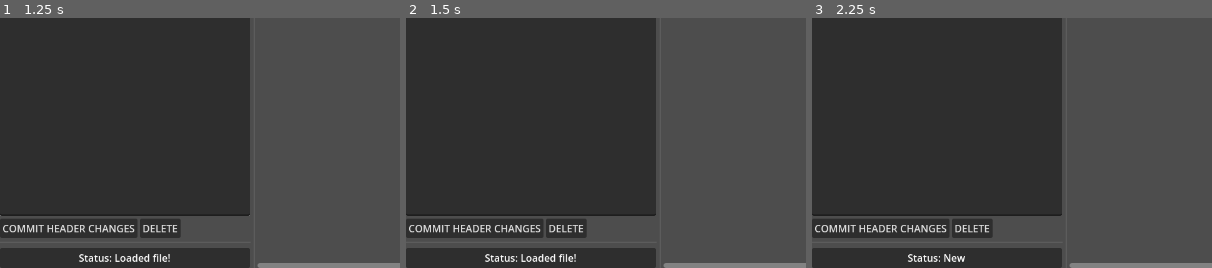
Above: before the commit, frames 1-3 (left to right).
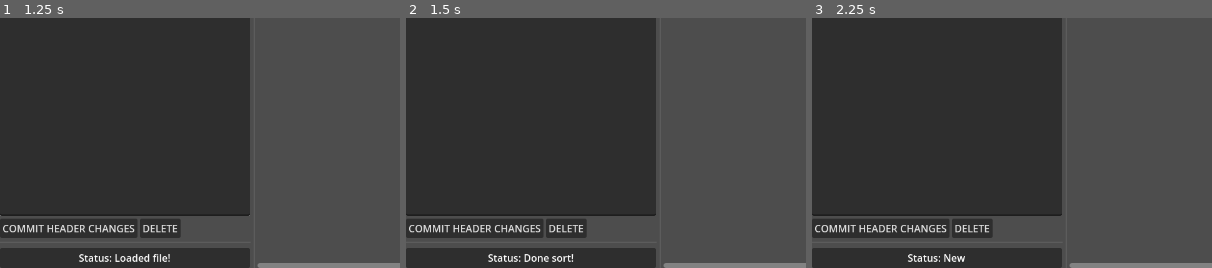
Above: after the commit, the same moments.

Repository: naturally-intelligent/godot-yarn-editor
Game: Godot game, scene res://scenes/yarn.tscn
Same seed, same stepped clock (60 frames per second), same inputs: the game is played once before the commit and once after it.
Inputs (mouse positions are % of the whole screen's width and height, from its top left):
- Up to frame 1 (1.25 s): click (16, 18) at 0.52 s; type "12" at 0.6 s; click (16, 57) at 0.75 s; type "Alex" at 0.83 s
- Up to frame 2 (1.5 s): click "V|Sort" at 1.25 s
- Up to frame 3 (2.25 s): click "NEW" at 2 s
The pictures show only the part of the screen within x 0-50%, y 50-100%; the shares and areas given below are measured in that part.

Frame 1 is identical in both runs. In frame 2, 0.5% of the frame differs, in the area x 19-43%, y 94-98%; in frame 3, nothing differs.

Commit message:
Presort algorithm

Diff:
--- a/scenes/yarn-box.gd
+++ b/scenes/yarn-box.gd
@@ -12,6 +12,17 @@
 var _last_position := Vector2.ZERO
 
 var custom_position := false
+var locked := false
+
+# sort-related
+var threads_pointing_in := []
+var threads_pointing_out := []
+var is_top_level := false
+var is_bottom_level := false
+var section := 0 # grouping
+var level := 0 # vertical level
+var order := 0 # horizontal order in the level
+var section_kind := 'tree' # tree / loop
 
 var yarn_editor: YarnEditor
 
@@ -144,3 +155,12 @@
 func _on_resized():
 	yarn_editor.update_thread(title, "header", "size", str(size.x) + ',' + str(size.y))
 	yarn_editor.reconnect_box_strings(title)
+
+func reset_sort_data():
+	threads_pointing_in = []
+	threads_pointing_out = []
+	is_top_level = false
+	is_bottom_level = false
+	section = 0
+	level = 0
+	order = 0
--- a/scenes/yarn-editor.gd
+++ b/scenes/yarn-editor.gd
@@ -20,6 +20,9 @@
 @export var default_spacing_y := 80
 @export var default_margin_x := 20
 @export var default_margin_y := 20
+
+# sorted
+var section_owners := {}
 
 func _ready() -> void:
 	yarn_importer = YarnImporter.new()
@@ -132,6 +135,7 @@
 func connect_box_strings(thread_title: String, first_build := false):
 	var yarn_box = yarn_boxes[thread_title]
 	var yarn_thread = yarn['threads'][thread_title]
+	yarn_box.reset_sort_data()
 	for fibre: Dictionary in yarn_thread['fibres']:
 		if fibre['kind'] == 'choice':
 			var text: String = fibre['text']
@@ -256,11 +260,92 @@
 # DELETE
 
 func delete_thread(thread_name: String):
+	clear_editor()
+	yarn.erase(thread_name)
 	delete_box_strings(thread_name)
 	yarn_boxes[thread_name].queue_free()
 	yarn_boxes.erase(thread_name)
+	#clear_canvas()
+	#build_canvas()
 	set_status("Deleted " + thread_name)
 
 func _on_delete_pressed() -> void:
 	if current_thread:
 		delete_thread(current_thread)
+
+# AUTOSORT
+
+func _on_vertical_sort_pressed() -> void:
+	if not yarn:
+		return
+	set_status("Starting data sort...")
+	await get_tree().process_frame
+	collect_thread_sort_data()
+	set_status("Starting visual sort...")
+	await get_tree().process_frame
+	# TODO
+	#var section_position := Vector2.ZERO
+	#for section: int in section_owners:
+		#var level_size
+		#for thread_title in yarn_boxes:
+			#var yarn_box: YarnBox = yarn_boxes[thread_title]
+			#if yarn_box.section == section:
+				#var calc_pos := Vector2.ZERO
+				#calc_pos = section_position + yarn_box.level *
+				#section_position +=
+				#yarn_box.position = calc_pos
+			#
+	set_status("Done sort!")
+
+func collect_thread_sort_data():
+	section_owners = {}
+	# reset all
+	for thread_title in yarn_boxes:
+		var yarn_box = yarn_boxes[thread_title]
+		yarn_box.reset_sort_data()
+	# collect pointing threads
+	for thread_title in yarn_boxes:
+		var yarn_box = yarn_boxes[thread_title]
+		var yarn_thread = yarn['threads'][thread_title]
+		for fibre: Dictionary in yarn_thread['fibres']:
+			if fibre['kind'] == 'choice':
+				var text: String = fibre['text']
+				var marker: String = fibre['marker']
+				if marker in yarn_boxes:
+					var matching_box = yarn_boxes[marker]
+					yarn_box.threads_pointing_out.append(marker)
+					matching_box.threads_pointing_in.append(thread_title)
+	# find tree sections
+	var section_counter := 0
+	for thread_title in yarn_boxes:
+		var yarn_box = yarn_boxes[thread_title]
+		if yarn_box.threads_pointing_in.is_empty():
+			yarn_box.is_top_level = true
+			section_counter += 1
+			yarn_box.section = section_counter
+			yarn_box.section_kind = 'tree'
+			mark_section_threads(thread_title)
+			section_owners[section_counter] = thread_title
+		if yarn_box.threads_pointing_out.is_empty():
+			yarn_box.is_bottom_level = true
+	# find looped sections
+	for thread_title in yarn_boxes:
+		var yarn_box = yarn_boxes[thread_title]
+		if yarn_box.section == 0:
+			section_counter += 1
+			yarn_box.section = section_counter
+			yarn_box.section_kind = 'loop'
+			mark_section_threads(thread_title)
+			section_owners[section_counter] = thread_title
+
+func mark_section_threads(thread_title: String, level := 1):
+	var yarn_box = yarn_boxes[thread_title]
+	var order := 0
+	for marker in yarn_box.threads_pointing_out:
+		var matching_box = yarn_boxes[marker]
+		if matching_box.section == 0:
+			matching_box.section = yarn_box.section
+			matching_box.level = level
+			order = order + 1
+			matching_box.order = order
+			mark_section_threads(marker, level+1)
--- a/scenes/yarn.tscn
+++ b/scenes/yarn.tscn
@@ -163,6 +163,7 @@
 [connection signal="pressed" from="HBox/LeftPane/TopToolbar/New" to="." method="_on_new_pressed"]
 [connection signal="pressed" from="HBox/LeftPane/TopToolbar/Save" to="." method="_on_save_pressed"]
 [connection signal="pressed" from="HBox/LeftPane/TopToolbar/Load" to="." method="_on_load_pressed"]
+[connection signal="pressed" from="HBox/LeftPane/TopToolbar/VerticalSort" to="." method="_on_vertical_sort_pressed"]
 [connection signal="pressed" from="HBox/LeftPane/TopToolbar/LoadTest" to="." method="_on_load_test_pressed"]
 [connection signal="text_changed" from="HBox/LeftPane/NodeHeader" to="." method="_on_header_text_changed"]
 [connection signal="text_changed" from="HBox/LeftPane/NodeText" to="." method="_on_body_text_changed"]
